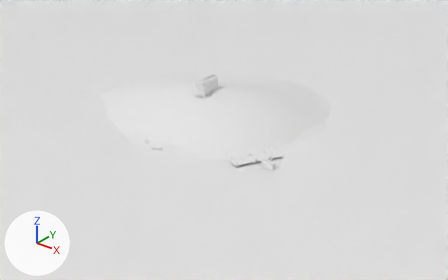
One commit to the Blender file Blender/new_world.blend: the scene before it, then after it.
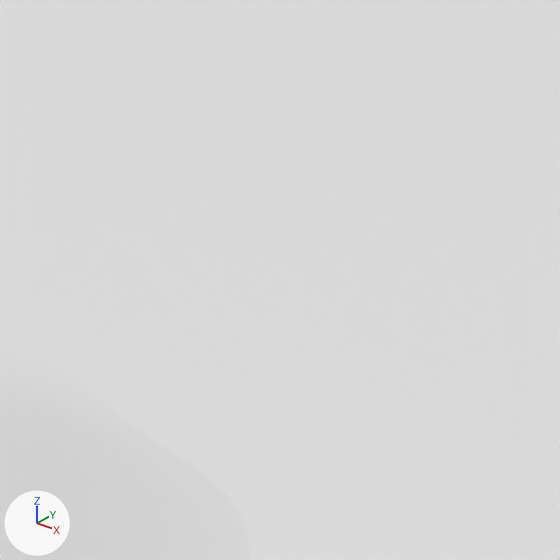
The first picture shows the older version from a 50 mm lens placed at (187.6, -232.5, 125.3), pointed at (9.0, -9.1, -13.2). The close-ups show both versions on the part from 67% to 83% of the width and 13% to 39% of the height of that picture; other places that the commit changed are outside them. Every picture has the same lights, and +X, +Y and +Z are marked at lower left. The close-ups show mesh edges as thin lines.

Before the edit, the objects in view are built like this:
```python
me_cube_009 = bpy.data.meshes.new('Cube.009')
me_cube_009.from_pydata([(-1.0, -1.0, -1.0), (0.34, -1.0, -0.48), (-1.0, 1.0, -1.0), (0.34, 1.0, -0.48), (1.0, -1.0, -1.0), (0.72, -1.0, -0.39), (1.0, 1.0, -1.0), (0.72, 1.0, -0.39)], [], [(0, 1, 3, 2), (2, 3, 7, 6), (6, 7, 5, 4), (4, 5, 1, 0), (2, 6, 4, 0), (7, 3, 1, 5)])
me_plane_001 = bpy.data.meshes.new('Plane.001')
me_plane_001.from_pydata(...)  # 14884 vertices, 14641 faces; spans x -70.0..82.0, y -75.0..74.0, z -15.0..14.0
me_plane_001.polygons.foreach_set('use_smooth', [True] * 14641)
me_plane_001.materials.append(mat_material_001)  # its picture is missing
me_plane_002 = bpy.data.meshes.new('Plane.002')
me_plane_002.from_pydata([(-1.0, -1.0, 0.0), (1.0, -1.0, 0.0), (-1.0, 1.0, 0.0), (1.0, 1.0, 0.0)], [], [(0, 1, 3, 2)])
ob_collision = bpy.data.objects.new('Collision', me_cube_009)
ob_collision.location = (0.0, 0.0, 1.0)
ob_land = bpy.data.objects.new('land', me_plane_001)
ob_land.location = (0.0, 0.0, 0.0)
ob_plane = bpy.data.objects.new('Plane', me_plane_002)
ob_plane.location = (0.0, 0.0, 0.0)
ob_plane.scale = (341.0, 341.0, 341.0)
```
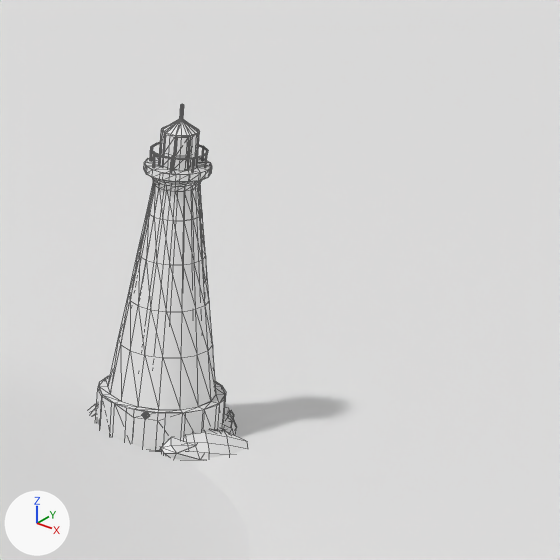
Changed parts and their boxes [x1, y1, x2, y2] in the close-ups (560 x 560 px):
'Asset_BuildingFOff', added
    after: [96, 104, 226, 452]
'Asset_RockA', added
    after: [159, 429, 248, 460]
'Asset_RockA.001', added
    after: [221, 407, 237, 436]
'Asset_RockA.003', added
    after: [90, 404, 97, 415]

Patch to the scene script:
```diff
--- a/Blender/new_world.blend.py
+++ b/Blender/new_world.blend.py
@@ col_asset_rocka @@
+col_asset_rocka = bpy.data.collections.new('Asset_RockA')
+col_asset_rocka.objects.link(ob_mesh_109)
+col_asset_rocka.objects.link(ob_collision)
@@ col_asset_buildingfoff @@
+col_asset_buildingfoff = bpy.data.collections.new('Asset_BuildingFOff')
+col_asset_buildingfoff.objects.link(ob_mesh_040)
+col_asset_buildingfoff.objects.link(ob_collision_029)
+col_asset_buildingfoff.objects.link(ob_collision_028)
+col_asset_buildingfoff.objects.link(ob_collision_030)
+col_asset_buildingfoff.objects.link(ob_collision_031)
@@ ob_collision @@
 ob_collision = bpy.data.objects.new('Collision', me_cube_009)
-ob_collision.location = (0.0, 0.0, 1.0)
+ob_collision.location = (-0.146, 0.0126, -0.0683)
+ob_collision.scale = (0.813, 0.404, 0.404)
@@ ob_mesh_109 @@
+ob_mesh_109 = bpy.data.objects.new('Mesh.109', me_cube_524)  # 266 vertices, 178 faces; spans x -0.96..0.65, y -0.4..0.45, z -0.45..0.29; in mat_mainmaterial (its picture is missing)
+ob_mesh_109.location = (0.0, 0.0, 0.0)
@@ ob_collision_031 @@
+ob_collision_031 = bpy.data.objects.new('Collision.031', me_cylinder_012)  # 80 vertices, 62 faces; spans x -1.0..1.0, y -1.0..1.0, z -1.0..5.16
+ob_collision_031.location = (0.0, 0.0, 20.22)
+ob_collision_031.scale = (1.3, 1.3, 0.7)
@@ ob_collision_030 @@
+ob_collision_030 = bpy.data.objects.new('Collision.030', me_cylinder_011)  # a 20-sided cylinder along z spanning x -1.0..1.0, y -1.0..1.0, z -1.0..2.06
+ob_collision_030.location = (0.0, 0.0, 19.21)
+ob_collision_030.scale = (2.24, 2.24, 0.183)
@@ ob_collision_028 @@
+ob_collision_028 = bpy.data.objects.new('Collision.028', me_cylinder_010)  # 40 vertices, 22 faces; spans x -1.0..1.0, y -1.0..1.0, z -1.0..19.6
+ob_collision_028.location = (0.0, 0.0, 3.466)
+ob_collision_028.scale = (3.57, 3.57, 0.796)
@@ ob_collision_029 @@
+ob_collision_029 = bpy.data.objects.new('Collision.029', me_cylinder_011.copy())
+ob_collision_029.location = (0.0, 0.0, 0.929)
+ob_collision_029.scale = (4.48, 4.48, 1.0)
@@ ob_mesh_040 @@
+ob_mesh_040 = bpy.data.objects.new('Mesh.040', me_cylinder_147)  # 922 vertices, 1096 faces; spans x -4.5..4.6, y -4.5..4.5, z 0.0..23.8; in mat_mainmaterial (its picture is missing)
+ob_mesh_040.location = (0.0, 0.0, 0.0)
@@ ob_asset_rocka_002 @@
+ob_asset_rocka_002 = bpy.data.objects.new('Asset_RockA.002', None)
+ob_asset_rocka_002.location = (29.61, 52.86, -0.24)
+ob_asset_rocka_002.rotation_euler = (1.347, -0.171, 6.654)  # degrees (77, -10, 21)
+ob_asset_rocka_002.scale = (3.99, 3.99, 3.99)
+ob_asset_rocka_002.instance_type = 'COLLECTION'
+ob_asset_rocka_002.instance_collection = col_asset_rocka
@@ ob_asset_rocka_001 @@
+ob_asset_rocka_001 = bpy.data.objects.new('Asset_RockA.001', None)
+ob_asset_rocka_001.location = (33.15, 50.21, -0.61)
+ob_asset_rocka_001.rotation_euler = (-1.977, 0.321, 5.089)  # degrees (-113, 18, 292)
+ob_asset_rocka_001.scale = (3.99, 3.99, 3.99)
+ob_asset_rocka_001.instance_type = 'COLLECTION'
+ob_asset_rocka_001.instance_collection = col_asset_rocka
@@ ob_asset_buildingfoff @@
+ob_asset_buildingfoff = bpy.data.objects.new('Asset_BuildingFOff', None)
+ob_asset_buildingfoff.location = (29.33, 48.93, 0.0)
+ob_asset_buildingfoff.rotation_euler = (0.0, 0.0, -1.288)  # degrees (0, 0, -74)
+ob_asset_buildingfoff.instance_type = 'COLLECTION'
+ob_asset_buildingfoff.instance_collection = col_asset_buildingfoff
```
